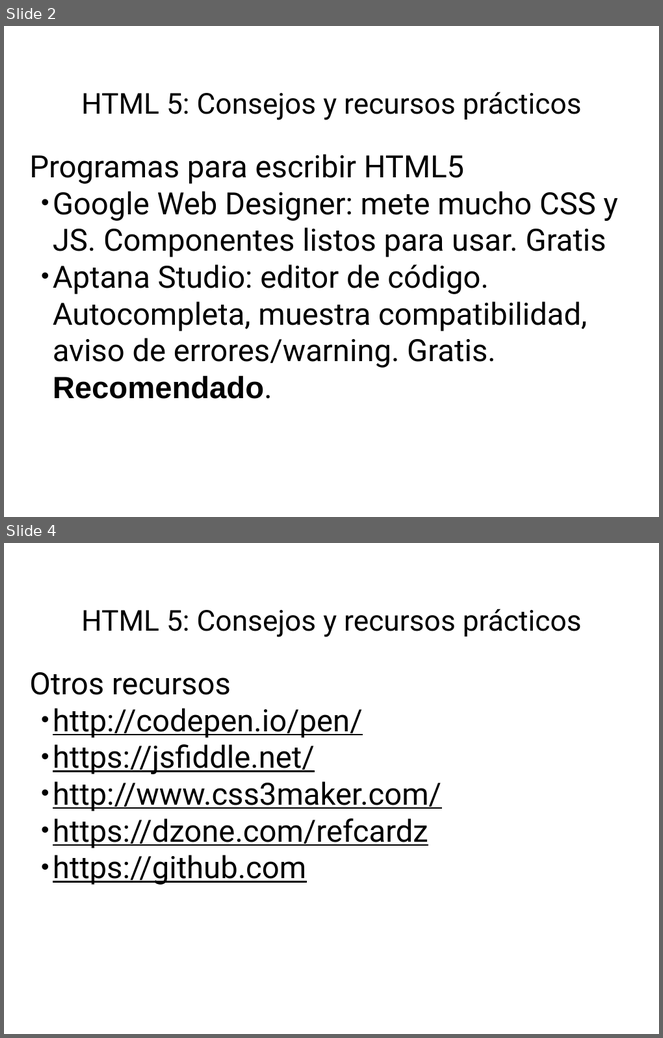
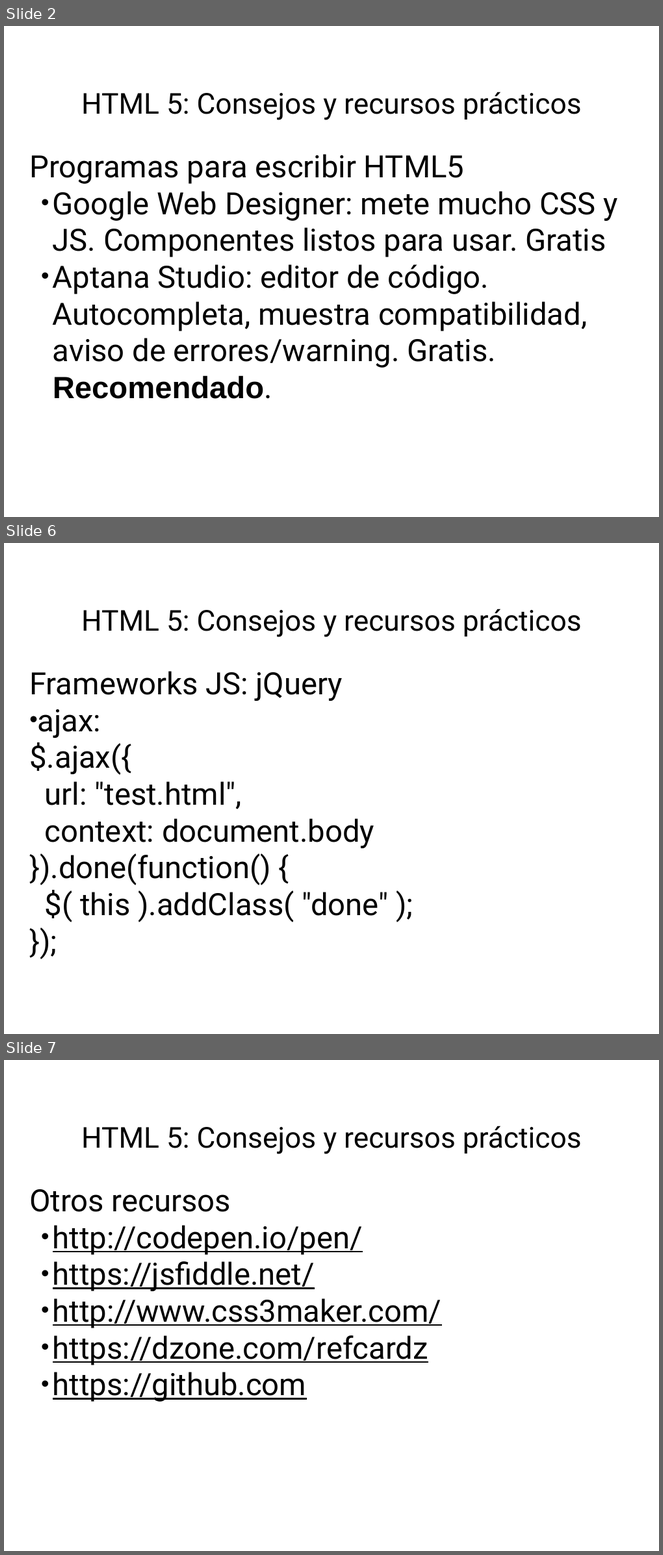
Before and after one commit to fitamix/HTML5, a slide deck: Tema6/Tema6-Presentacion.ppt. Shown one above the other, each under a label of ours: slides 2 and 4 before the commit, slides 2, 6 and 7 after it; the slides between them are not shown. The pictures are 663x1038 and 663x1555 pixels, drawn with LibreOffice and Linux fonts; fonts in the diff are those of the drawing. Boxes give left, top, right and bottom in pixels: in the first picture for what was removed or moved away, otherwise in the second. Text is boxed around its words. In the diff, an @@ line names an element or a change of style, - is before the commit and + after.

```diff
--- a/Tema6/Tema6-Presentacion.ppt
+++ b/Tema6/Tema6-Presentacion.ppt
@@ slide 6 added at box(4, 543, 659, 1034), background #FFFFFF @@
@@ title added at box(81, 609, 582, 637), 45 pt, text #000000 @@
+HTML 5: Consejos y recursos prácticos
@@ subtitle added at box(29, 671, 388, 923), 48 pt, text #000000 @@
+Frameworks JS: jQuery
+• ajax:
+$.ajax({
+url: "test.html",
+context: document.body
+}).done(function() {
+$( this ).addClass( "done" );
+});
@@ what was slide 4 is now slide 7 @@
```
Also in this commit, not shown: 2 slides changed, 2 other slides added, 1 other file.
